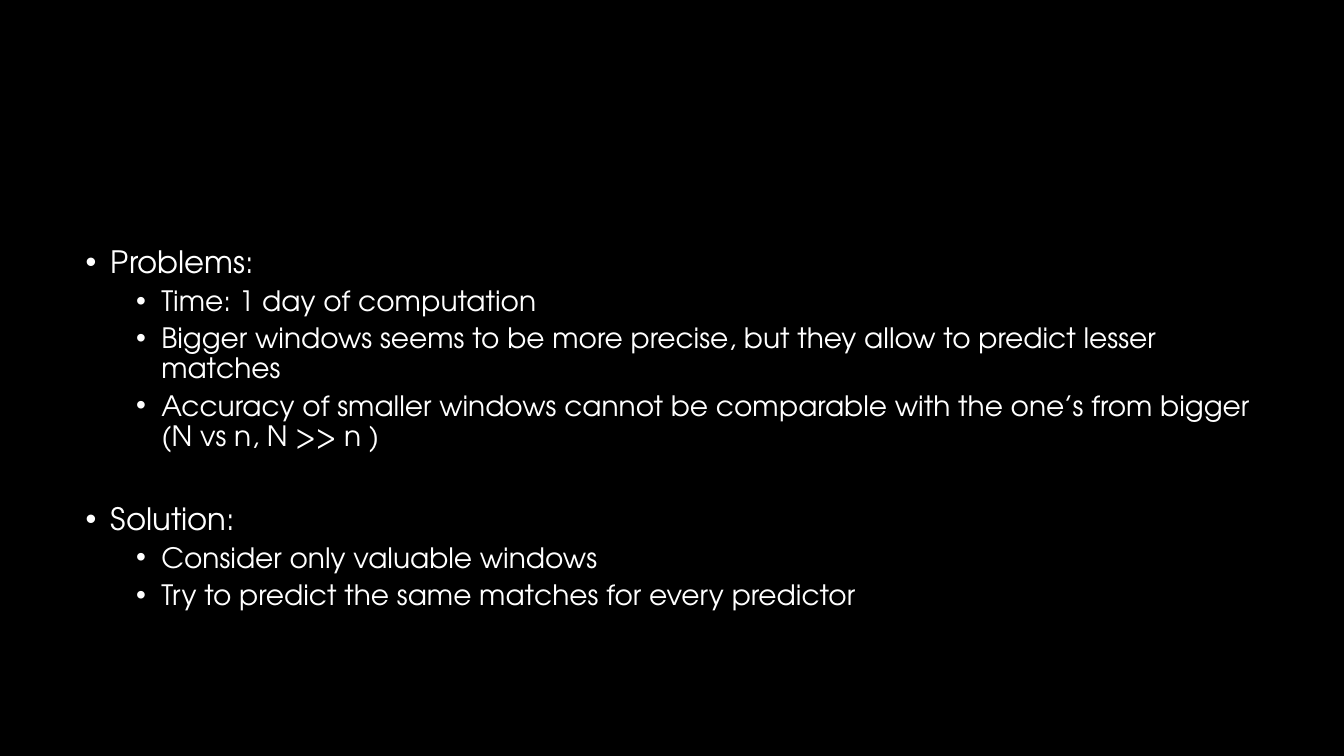
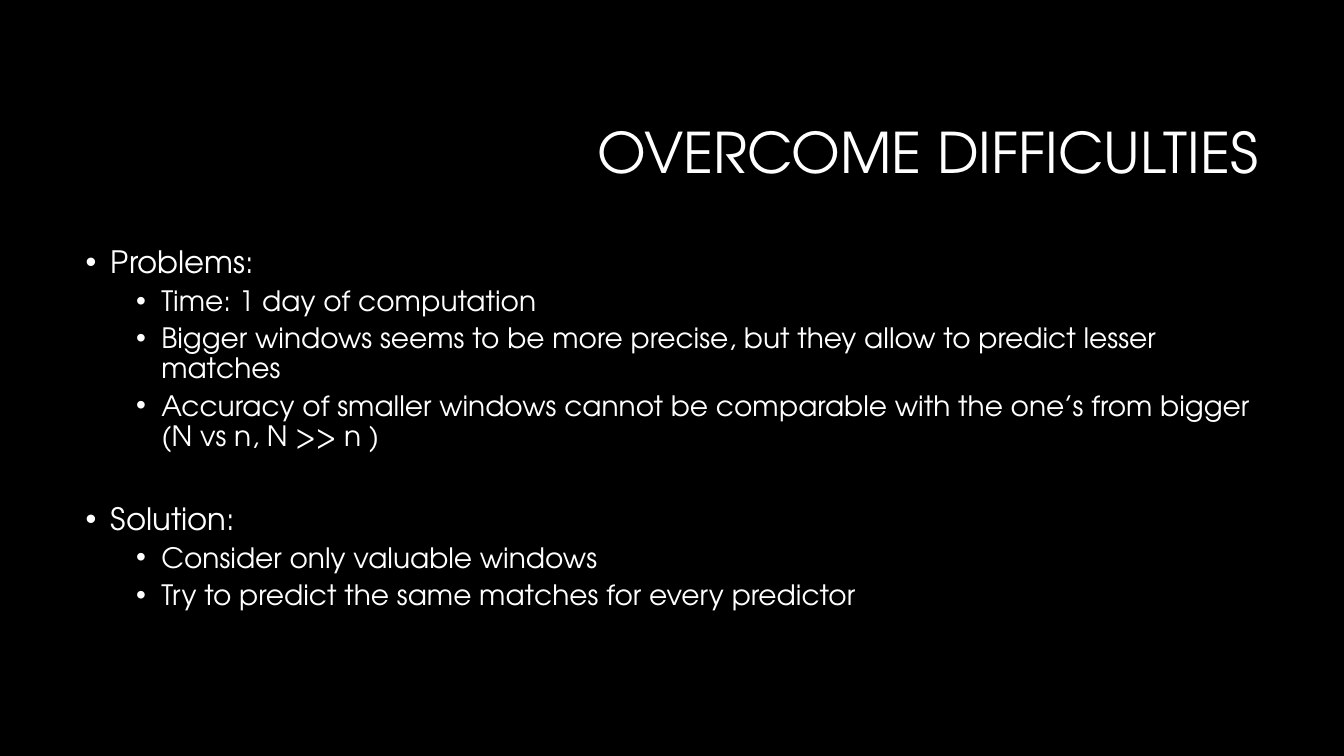
Before and after one commit to P1Analytics/DataMining-Football-Match-Prediction, a slide deck: slide 10 of TODO/spa_presentation.pptx. Drawn at 1344x756 pixels with LibreOffice and Linux fonts; fonts in the diff are those of the drawing; background and template pictures are left out. Boxes give left, top, right and bottom in pixels: in the first picture for what was removed or moved away, otherwise in the second. Text is boxed around its words. In the diff, an @@ line names an element or a change of style, - is before the commit and + after.

```diff
--- a/TODO/spa_presentation.pptx
+++ b/TODO/spa_presentation.pptx
@@ title added at (598,131,1258,174), 40 pt, text #FFFFFF @@
+OVERCOME DIFFICULTIES
```
Also in this commit, not shown: 1 other slide changed, 1 slide added, 10 other files.
